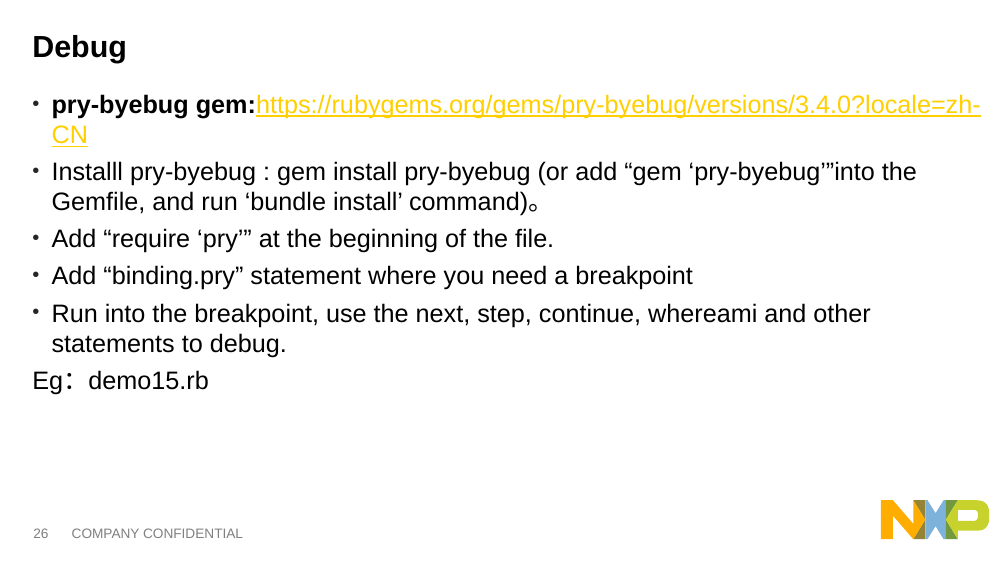
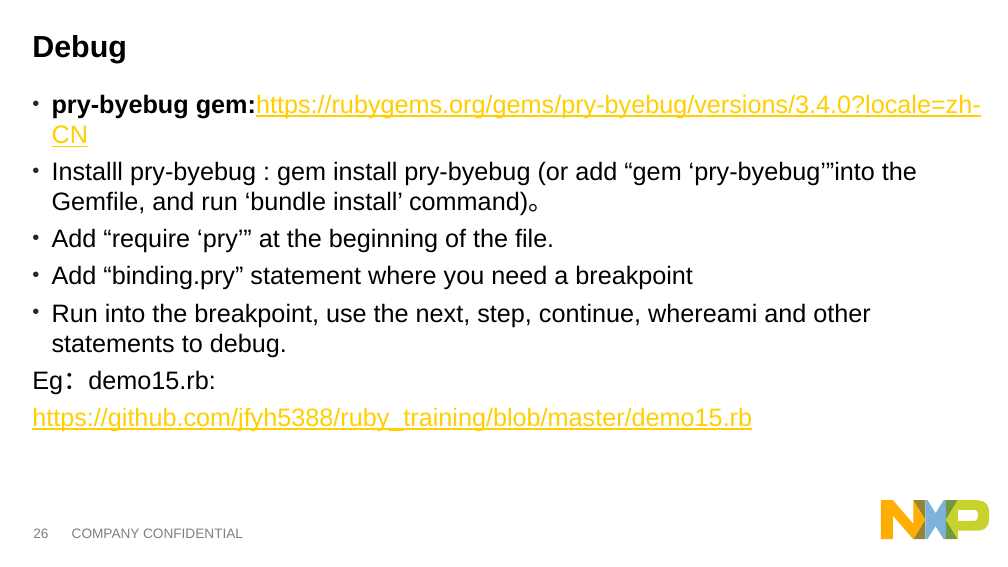
Before and after one commit to jfyh5388/ruby_training, a slide deck: slide 26 of Ruby basic training_eng V1.1.pptx. Drawn at 1008x567 pixels with LibreOffice and Linux fonts; fonts in the diff are those of the drawing. Boxes give left, top, right and bottom in pixels: in the first picture for what was removed or moved away, otherwise in the second. Text is boxed around its words. In the diff, an @@ line names an element or a change of style, - is before the commit and + after.

```diff
--- a/Ruby basic training_eng V1.1.pptx
+++ b/Ruby basic training_eng V1.1.pptx
@@ text at bbox=[32, 370, 752, 432]: text changed; text colour #000000 to #FFCF00 @@
-Eg：demo15.rb
+Eg：demo15.rb:
+https://github.com/jfyh5388/ruby_training/blob/master/demo15.rb
```
Also in this commit, not shown: 16 other slides changed.
